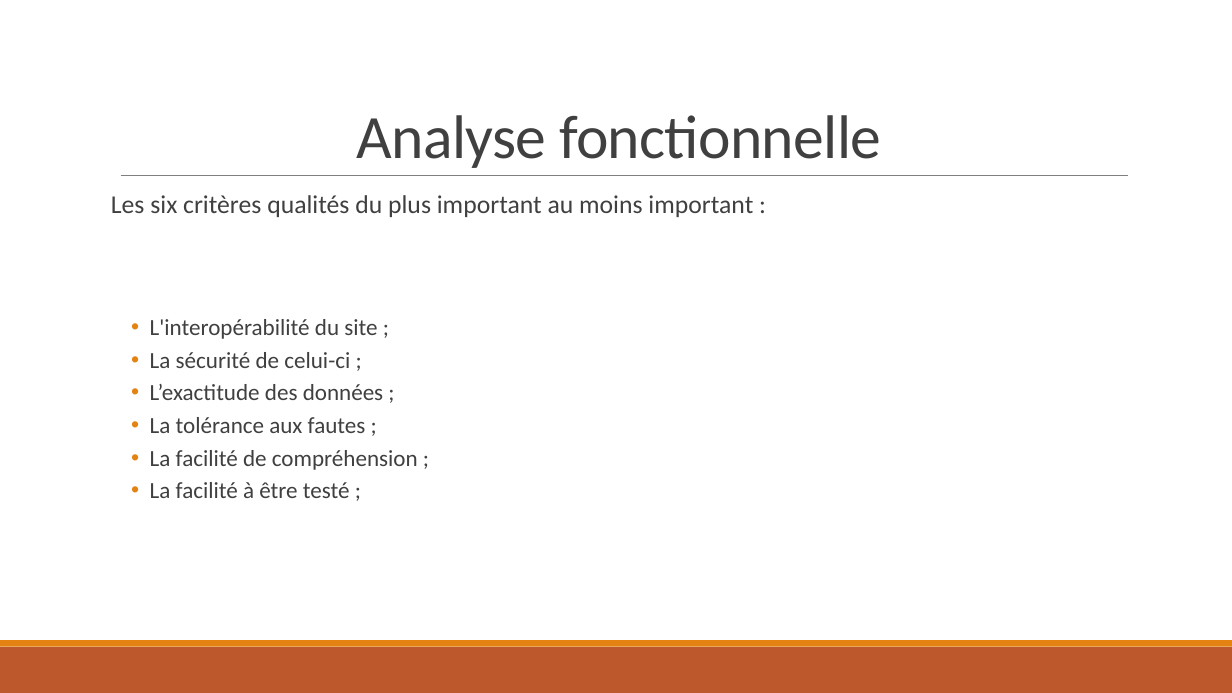
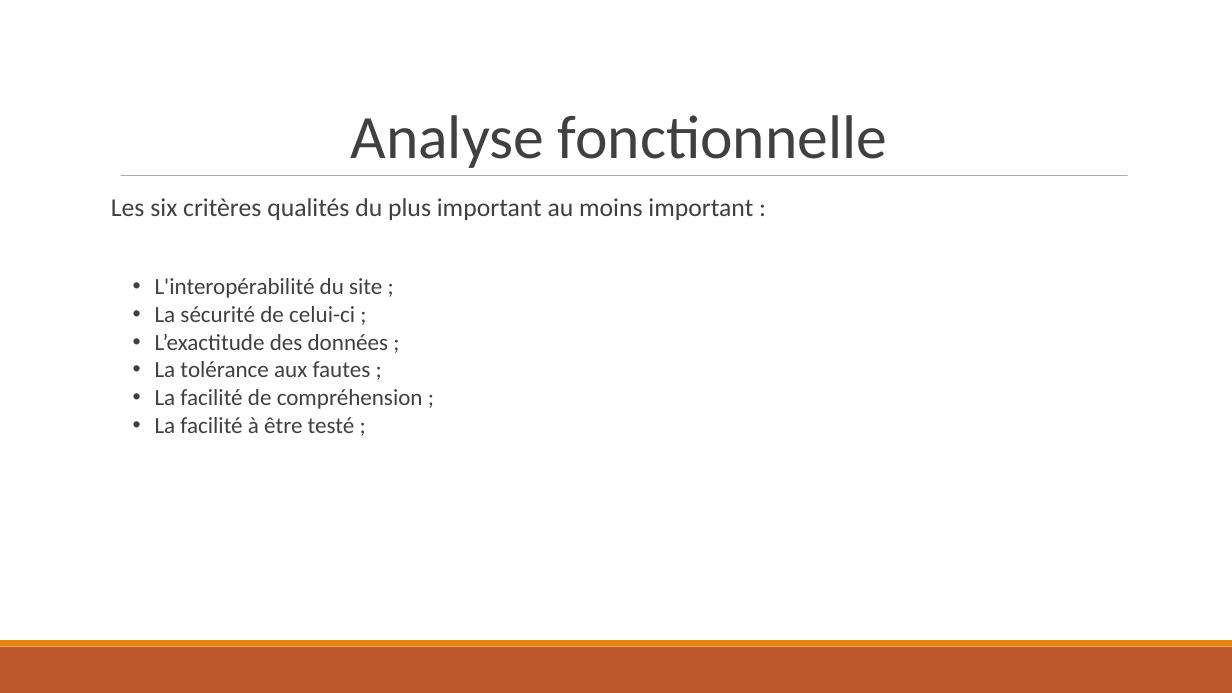
Before and after one commit to Orionde/Mew-Project, a slide deck: slide 5 of blabla/Rendu/Projet Booker it2 - V1.pptx. Drawn at 1232x693 pixels with LibreOffice and Linux fonts; fonts in the diff are those of the drawing. Boxes give left, top, right and bottom in pixels: in the first picture for what was removed or moved away, otherwise in the second. Text is boxed around its words. In the diff, an @@ line names an element or a change of style, - is before the commit and + after.

```diff
--- a/blabla/Rendu/Projet Booker it2 - V1.pptx
+++ b/blabla/Rendu/Projet Booker it2 - V1.pptx
@@ text "Analyse fonctionnelle" at (350, 115, 887, 168): letter spacing -0.5 to 0 pt; line spacing 0.85 to 1 @@
@@ line (121, 176) - (1128, 176): stroke #808080 0.5 pt to #808080 0.51 pt @@
@@ text "Les six critères qualités du ..." at (111, 198, 753, 433): line spacing 0.9 to 1; less space between paragraphs; indent changed @@
```
Also in this commit, not shown: 13 other slides changed, 1 other file.
